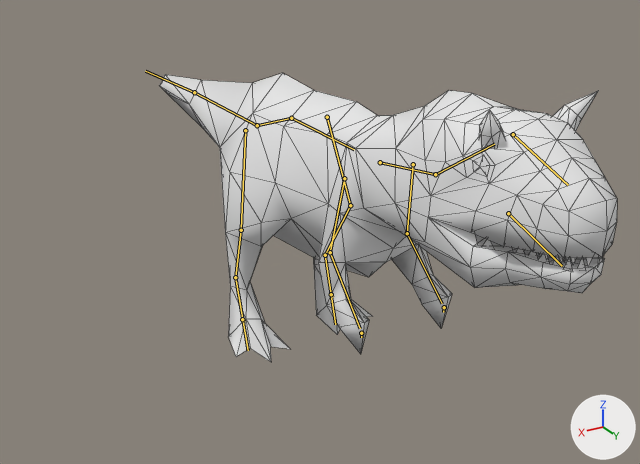
The FBX model Assets/Animations/DinoAnims/Carnotaurus/Baby/Carnotaurus Baby Feeding.fbx, before and after one commit.
Rendered twice from a camera (50 mm lens) standing at (96.6, 172.9, 111.0) and looking at (3.9, 18.4, 33.8). The lights are fixed; the arrows at lower right show +X, +Y and +Z. The bones that bend it are drawn over the model as lines. Mesh edges are drawn as thin lines.

The first picture shows 'Carnotaurus evo 4 baby', 'CarnotaurusLowerJaaw'.
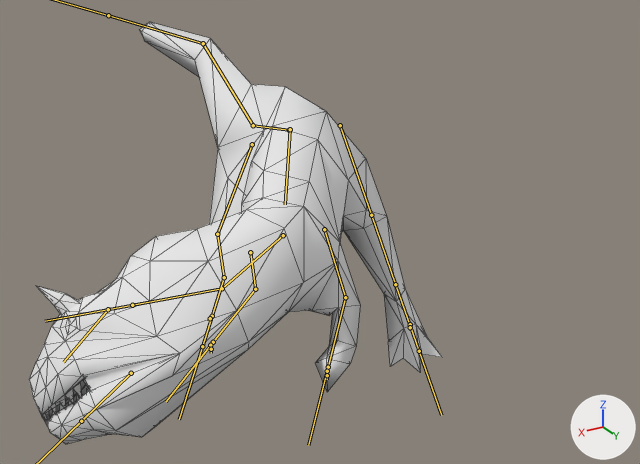
The newer file adds an action. The first version stands in its rest pose; the second is drawn at frame 29 of the action 'Armature|Armature|Armature|ArmatureAction.001'.

What differs and where, as boxes (x1, y1, x2, y2) in the pictures (640 x 464 px):
'Carnotaurus evo 4 baby', posed (10% narrower, 46% taller): before (159, 73, 617, 362); after (29, 22, 442, 444)
'CarnotaurusLowerJaaw', posed: before (483, 239, 602, 269); after (47, 388, 90, 419)
'CarnotaurusUpperJaw', posed: before (523, 250, 603, 265); after (45, 379, 89, 426)
bone 'Bone', root to tip: before (291, 118) to (257, 125); after (289, 130) to (253, 125)
bone 'Bone.001', root to tip: before (257, 125) to (194, 92); after (253, 125) to (203, 43)
bone 'Bone.002', root to tip: before (194, 92) to (145, 71); after (203, 43) to (108, 15)
bone 'Bone.003', root to tip: before (291, 118) to (354, 149); after (290, 129) to (285, 204)
bone 'Bone.004', root to tip: before (380, 162) to (435, 174); after (283, 235) to (222, 288)
bone 'Bone.005', root to tip: before (435, 174) to (494, 144); after (222, 288) to (132, 305)
bone 'Bone.008.L', root to tip: before (245, 130) to (241, 230); after (252, 144) to (217, 234)
bone 'Bone.009.L', root to tip: before (241, 230) to (235, 277); after (217, 234) to (224, 277)
bone 'Bone.010.L', root to tip: before (235, 277) to (248, 350); after (224, 277) to (202, 346)
bone 'Bone.008.R', root to tip: before (327, 117) to (350, 205); after (340, 125) to (371, 215)
bone 'Bone.009.R', root to tip: before (350, 205) to (325, 255); after (371, 215) to (395, 284)
bone 'Bone.010.R', root to tip: before (325, 255) to (335, 324); after (395, 284) to (419, 351)
bone 'Bone.008.L.001', root to tip: before (344, 178) to (330, 252); after (250, 252) to (255, 289)
bone 'Bone.009.L.001', root to tip: before (330, 252) to (360, 328); after (255, 289) to (213, 342)
bone 'Bone.008.R.001', root to tip: before (413, 164) to (407, 233); after (324, 229) to (345, 297)
bone 'Bone.009.R.001', root to tip: before (407, 233) to (442, 303); after (345, 297) to (328, 367)
bone 'Bone.006', root to tip: before (513, 134) to (568, 185); after (108, 309) to (63, 362)
bone 'Bone.007', root to tip: before (508, 213) to (562, 266); after (131, 373) to (81, 421)
bone 'Bone.011.L', root to tip: before (242, 319) to (244, 321); after (212, 316) to (210, 318)
bone 'Bone.011.R', root to tip: before (331, 294) to (333, 297); after (410, 324) to (410, 327)
bone 'Bone.010.L.001', root to tip: before (361, 333) to (361, 337); after (210, 345) to (211, 349)
bone 'Bone.010.R.001', root to tip: before (444, 307) to (443, 312); after (327, 371) to (327, 375)

What the commit changed:
Bone 'Bone' (bone_bone) moves from (0.0, 0.0, 0.0) to (0.5, 1.4, 2.5).
Bone 'Bone' (bone_bone) turns from (0, 0, 0) to (-8, 0, 0) degrees about its own x, y and z.
Bone 'Bone.001' (bone_bone_001) turns from (0, 0, 0) to (-14, 0, 5) degrees about its own x, y and z.
Bone 'Bone.002' (bone_bone_002) turns from (0, 0, 0) to (13, 26, -22) degrees about its own x, y and z.
Bone 'Bone.003' (bone_bone_003) moves from (0.0, 0.0, 0.0) to (0.5, 0.0, -2.7).
Bone 'Bone.003' (bone_bone_003) turns from (0, 0, 0) to (-21, 22, -40) degrees about its own x, y and z.
Bone 'Bone.004' (bone_bone_004) turns from (0, 0, 0) to (3, 7, -36) degrees about its own x, y and z.
Bone 'Bone.005' (bone_bone_005) turns from (0, 0, 0) to (-3, 5, -44) degrees about its own x, y and z.
Bone 'Bone.008.L' (bone_bone_008_l) turns from (0, 0, 0) to (25, 5, -36) degrees about its own x, y and z.
Bone 'Bone.009.L' (bone_bone_009_l) turns from (0, 0, 0) to (-14, 1, 2) degrees about its own x, y and z.
Bone 'Bone.010.L' (bone_bone_010_l) turns from (0, 0, 0) to (31, 3, -9) degrees about its own x, y and z.
Bone 'Bone.008.R' (bone_bone_008_r) moves from (0.0, 0.0, 0.0) to (0.6, 2.6, 0.3).
Bone 'Bone.008.R' (bone_bone_008_r) turns from (0, 0, 0) to (14, -1, -10) degrees about its own x, y and z.
Bone 'Bone.009.R' (bone_bone_009_r) turns from (0, 0, 0) to (36, -9, 18) degrees about its own x, y and z.
Bone 'Bone.010.R' (bone_bone_010_r) turns from (0, 0, 0) to (-43, -5, -11) degrees about its own x, y and z.
Bone 'Bone.008.L.001' (bone_bone_008_l_001) turns from (0, 0, 0) to (2, 17, -20) degrees about its own x, y and z.
Bone 'Bone.009.L.001' (bone_bone_009_l_001) turns from (0, 0, 0) to (50, 1, -1) degrees about its own x, y and z.
Bone 'Bone.008.R.001' (bone_bone_008_r_001) turns from (0, 0, 0) to (12, 7, -21) degrees about its own x, y and z.
Bone 'Bone.009.R.001' (bone_bone_009_r_001) turns from (0, 0, 0) to (11, 2, -13) degrees about its own x, y and z.
Bone 'Bone.006' (bone_bone_006) moves from (0.0, 0.0, 0.0) to (53.5, -33.8, -54.7).
Bone 'Bone.006' (bone_bone_006) turns from (0, 0, 0) to (99, 135, 25) degrees about its own x, y and z.
Bone 'Bone.007' (bone_bone_007) turns from (0, 0, 0) to (5, -3, -1) degrees about its own x, y and z.
Bone 'Bone.011.L' (bone_bone_011_l) moves from (0.0, 0.0, 0.0) to (5.6, -5.3, -1.9).
Bone 'Bone.011.L' (bone_bone_011_l) turns from (0, 0, 0) to (-10, 6, -51) degrees about its own x, y and z.
Bone 'Bone.011.R' (bone_bone_011_r) moves from (0.0, 0.0, 0.0) to (-9.6, 22.1, 2.3).
Bone 'Bone.011.R' (bone_bone_011_r) turns from (0, 0, 0) to (2, 6, -28) degrees about its own x, y and z.
Bone 'Bone.010.L.001' (bone_bone_010_l_001) moves from (0.0, 0.0, 0.0) to (28.3, 7.4, -15.5).
Bone 'Bone.010.L.001' (bone_bone_010_l_001) turns from (0, 0, 0) to (0, 37, 0) degrees about its own x, y and z.
Bone 'Bone.010.R.001' (bone_bone_010_r_001) moves from (0.0, 0.0, 0.0) to (26.8, 6.7, -8.9).
Bone 'Bone.010.R.001' (bone_bone_010_r_001) turns from (0, 0, 0) to (0, 54, 0) degrees about its own x, y and z.
